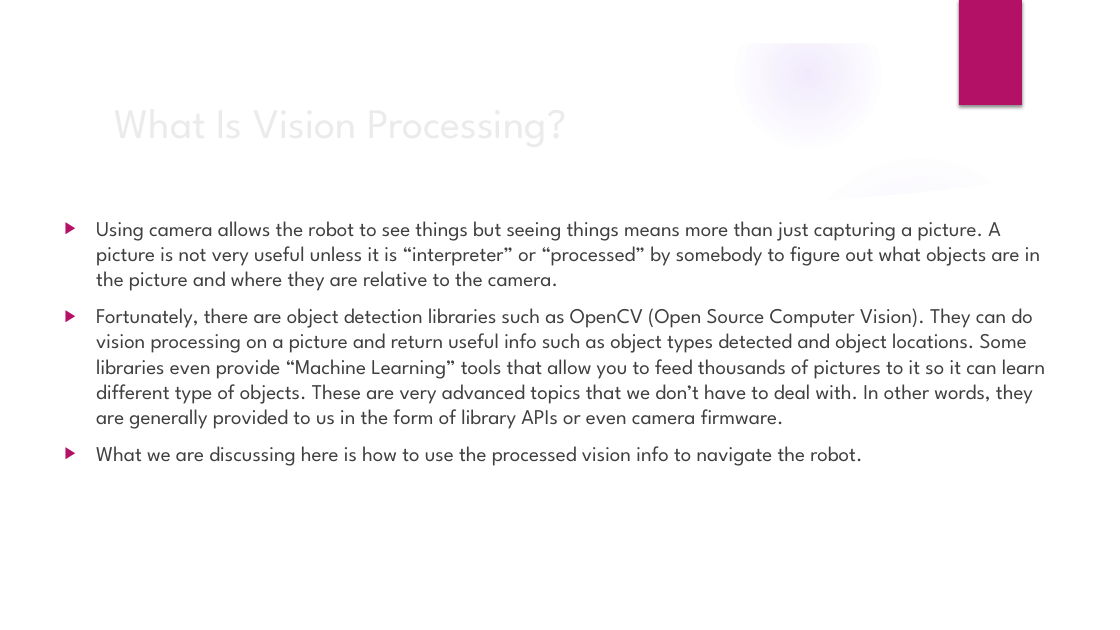
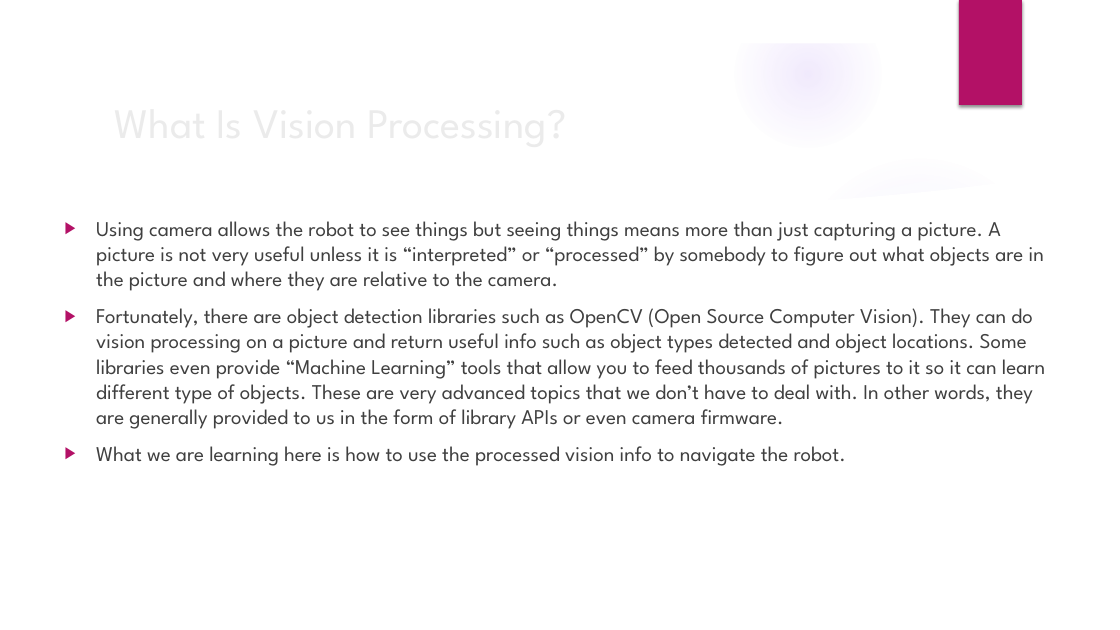
Before and after one commit to trc492/FrcProgrammingClass, a slide deck: slide 7 of Lesson8/Misc.pptx (slide 5 before the commit). Drawn at 1120x630 pixels with LibreOffice and Linux fonts; fonts in the diff are those of the drawing; background and template pictures are left out. Boxes give left, top, right and bottom in pixels: in the first picture for what was removed or moved away, otherwise in the second. Text is boxed around its words. In the diff, an @@ line names an element or a change of style, - is before the commit and + after.

```diff
--- a/Lesson8/Misc.pptx
+++ b/Lesson8/Misc.pptx
@@ text at bbox=[96, 221, 1044, 291]: text changed @@
-▶ Using camera allows the robot to see things but seeing things means more than just capturing a picture. A picture is not very useful unless it is “interpreter” or “processed” by somebody to figure out what objects are in the picture and where they are relative to the camera.
+▶ Using camera allows the robot to see things but seeing things means more than just capturing a picture. A picture is not very useful unless it is “interpreted” or “processed” by somebody to figure out what objects are in the picture and where they are relative to the camera.
@@ text at bbox=[96, 446, 846, 466]: text changed @@
-▶ What we are discussing here is how to use the processed vision info to navigate the robot.
+▶ What we are learning here is how to use the processed vision info to navigate the robot.
```
Also in this commit, not shown: 4 other slides changed, 3 slides added, 1 slide removed.
